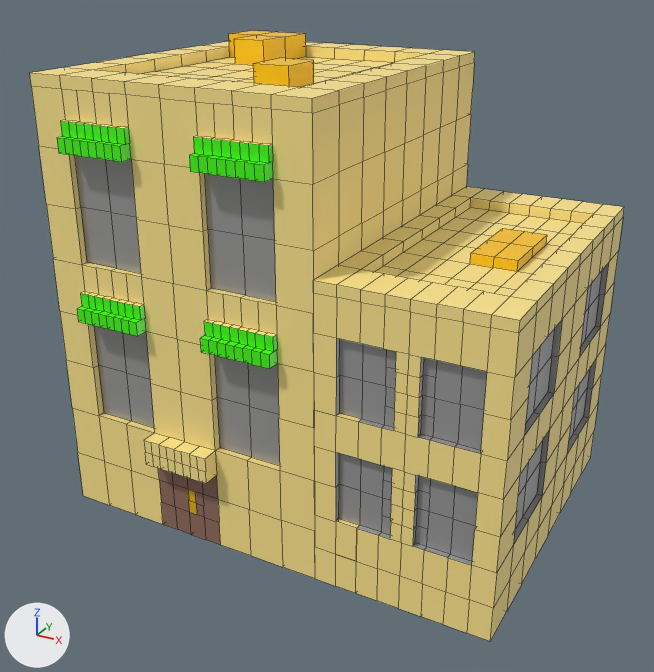
Two versions of the FBX model Bird Gang/Assets/MayaMesh/greenLShapeTower.fbx, one commit apart.
Both versions are drawn from a camera (50 mm lens) standing at (14.4, -26.9, 11.7) and looking at (0.2, -1.0, -1.2). The axes (+X, +Y, +Z) are drawn at lower left. The lights are the same throughout. Mesh edges are drawn as thin lines. Where no turn or scale is listed for an object, it has been applied to the vertices.

The first picture shows 'shorterBuilding', 'tallerBuilding'.
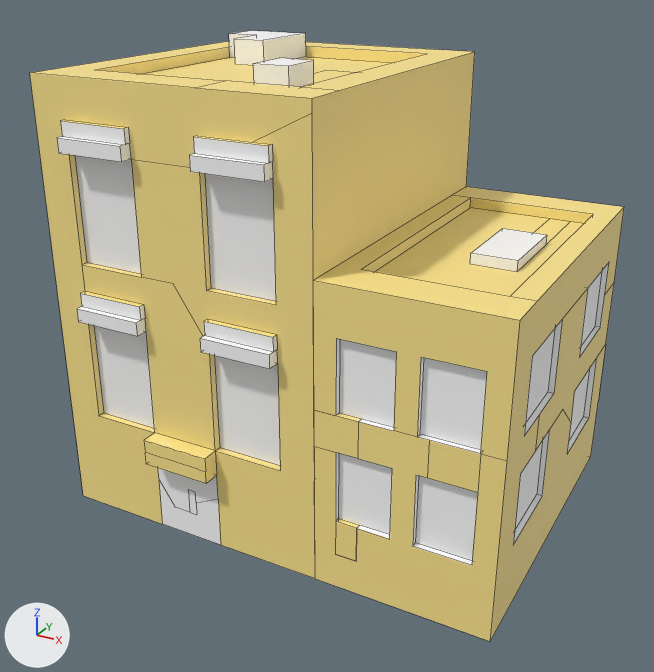
Where the newer file only moved an object's origin or applied its transform, the numbers keep the older frame.

Pixel boxes (x1, y1, x2, y2) of what changed, in the pictures (654 x 672 px):
```json
{"object": "tallerBuilding", "change": "recoloured, surface changed", "before": [30, 31, 474, 568], "after": [30, 31, 474, 568]}
{"object": "shorterBuilding", "change": "recoloured, surface changed", "before": [313, 187, 623, 641], "after": [313, 187, 623, 641]}
```

Scene script edits in JSON lines:
```json
{"op": "set", "path": "mat_towerwindow.metallic", "old": "0.351", "new": "0.0"}
{"op": "set", "path": "mat_towerwindow.base_color", "old": "(0.411, 0.411, 0.411)", "new": "(1.0, 1.0, 1.0)", "note": "grey #acacac -> white #ffffff"}
{"op": "set", "path": "mat_shophighlights.base_color", "old": "(0.0572, 1.0, 0.0)", "new": "(1.0, 1.0, 1.0)", "note": "green #44ff00 -> white #ffffff"}
{"op": "set", "path": "mat_shophighlights.roughness", "old": "0.4", "new": "0.553"}
{"op": "set", "path": "mat_cityhalldoor.base_color", "old": "(0.292, 0.155, 0.114)", "new": "(1.0, 1.0, 1.0)", "note": "brown #936e5f -> white #ffffff"}
{"op": "set", "path": "mat_cityhalldoor.roughness", "old": "0.4", "new": "0.553"}
{"op": "set", "path": "mat_towertopparts.base_color", "old": "(1.0, 0.576, 0.0)", "new": "(1.0, 1.0, 1.0)", "note": "yellow #ffc800 -> white #ffffff"}
{"op": "set", "path": "mat_towertopparts.roughness", "old": "0.4", "new": "0.553"}
{"op": "set", "path": "mat_doorhandle.metallic", "old": "0.311", "new": "0.0"}
{"op": "set", "path": "mat_doorhandle.base_color", "old": "(1.0, 0.576, 0.0)", "new": "(1.0, 1.0, 1.0)", "note": "yellow #ffc800 -> white #ffffff"}
{"op": "set", "path": "mat_doorhandle.roughness", "old": "0.4", "new": "0.553"}
```
